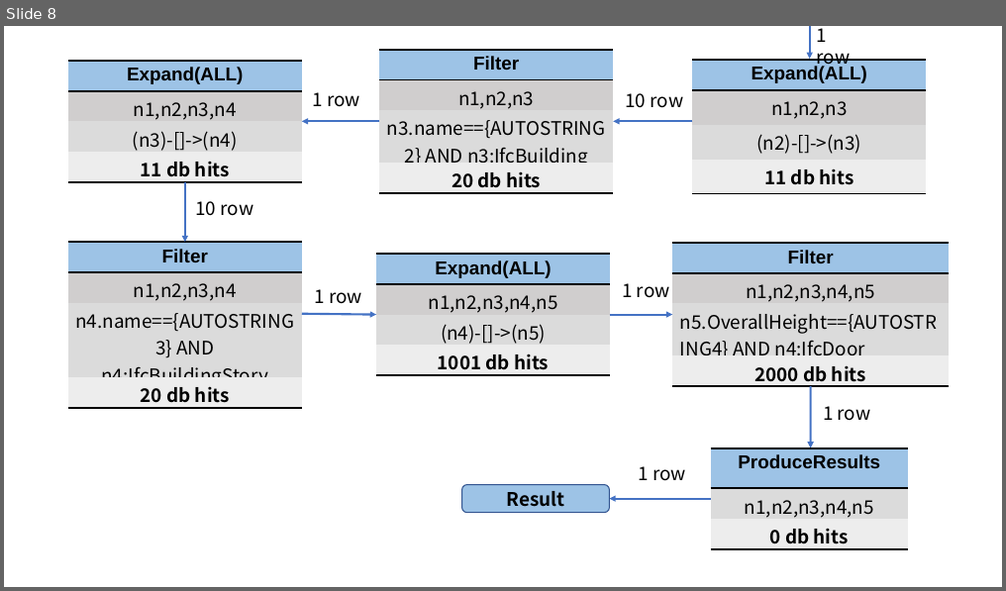
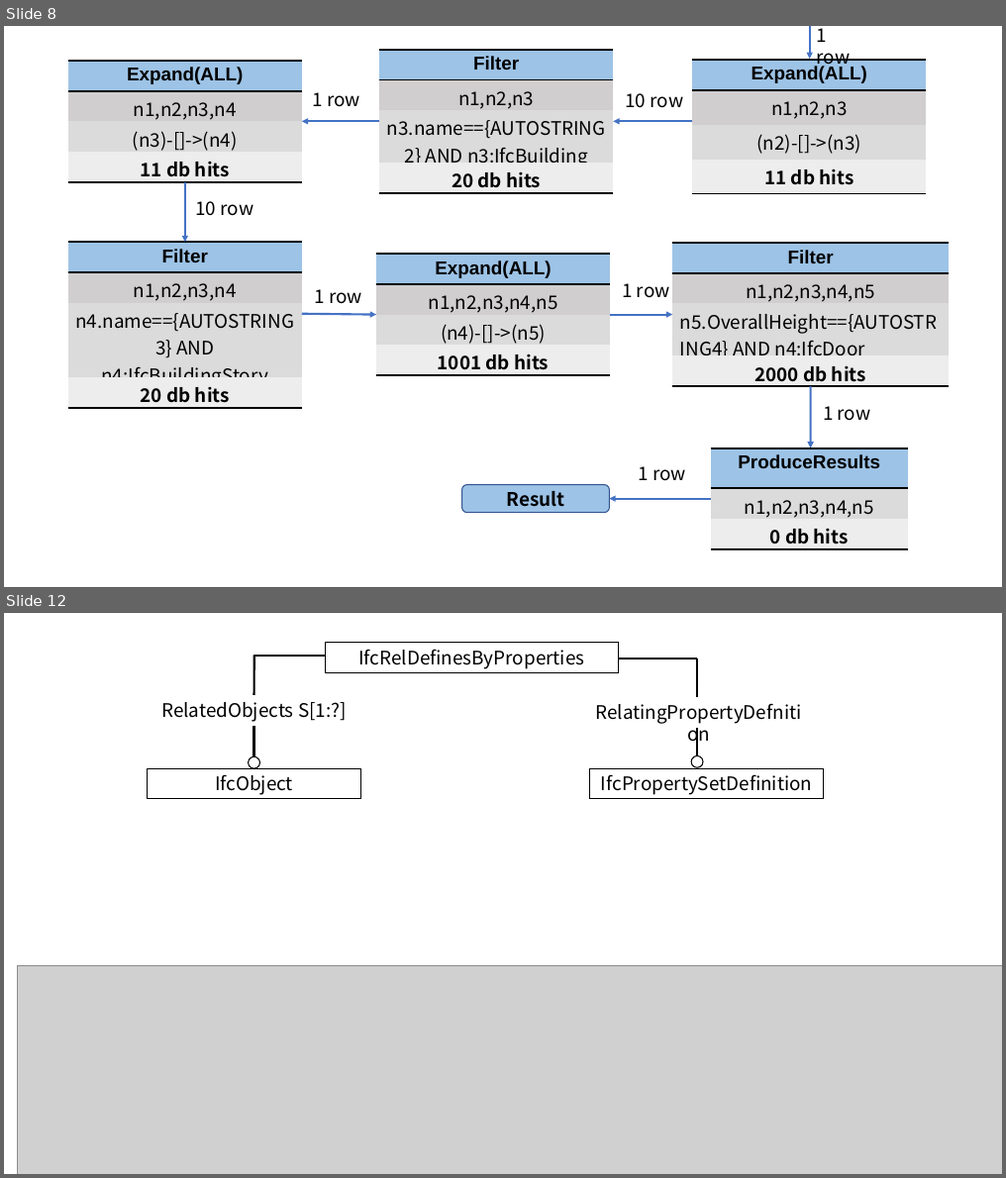
Before and after one commit to yayadi23/BIM, a slide deck: 毕业论文资料/毕业论文图.pptx. Shown one above the other, each under a label of ours: slide 8 before the commit, slides 8 and 12 after it; the slides between them are not shown. The pictures are 1006x591 and 1006x1178 pixels, drawn with LibreOffice and Linux fonts; fonts in the diff are those of the drawing; grey boxes stand for pictures. Boxes give left, top, right and bottom in pixels: in the first picture for what was removed or moved away, otherwise in the second. Text is boxed around its words. In the diff, an @@ line names an element or a change of style, - is before the commit and + after.

```diff
--- a/毕业论文资料/毕业论文图.pptx
+++ b/毕业论文资料/毕业论文图.pptx
@@ slide 12 added at [4, 613, 1002, 1174], background #FFFFFF @@
@@ rectangle added at [325, 642, 619, 672], outline #000000 0.75 pt, 18 pt, text #000000 @@
+IfcRelDefinesByProperties
@@ line added from (325, 656) to (253, 656), #000000 2 pt @@
@@ line added from (254, 656) to (254, 695), #000000 2 pt @@
@@ line added from (697, 658) to (619, 658), #000000 2 pt @@
@@ line added from (697, 658) to (697, 697), #000000 2 pt @@
@@ text added at [585, 697, 813, 727], 18 pt, text #000000 @@
+RelatingPropertyDefnition
@@ text added at [161, 702, 347, 722], 18 pt, text #000000 @@
+RelatedObjects S[1:?]
@@ line added from (254, 726) to (254, 756), #000000 2 pt @@
@@ line added from (697, 728) to (697, 756), #000000 2 pt @@
@@ ellipse added at [249, 757, 260, 768], outline #000000 1 pt @@
@@ ellipse added at [691, 756, 703, 768], outline #000000 1 pt @@
@@ rectangle added at [148, 768, 361, 799], outline #000000 0.75 pt, 18 pt, text #000000 @@
+IfcObject
@@ rectangle added at [590, 768, 824, 799], outline #000000 0.75 pt, 18 pt, text #000000 @@
+IfcPropertySetDefinition
@@ picture added at [18, 965, 1002, 1174] @@
```
Also in this commit, not shown: 4 other slides added, 7 other files.
